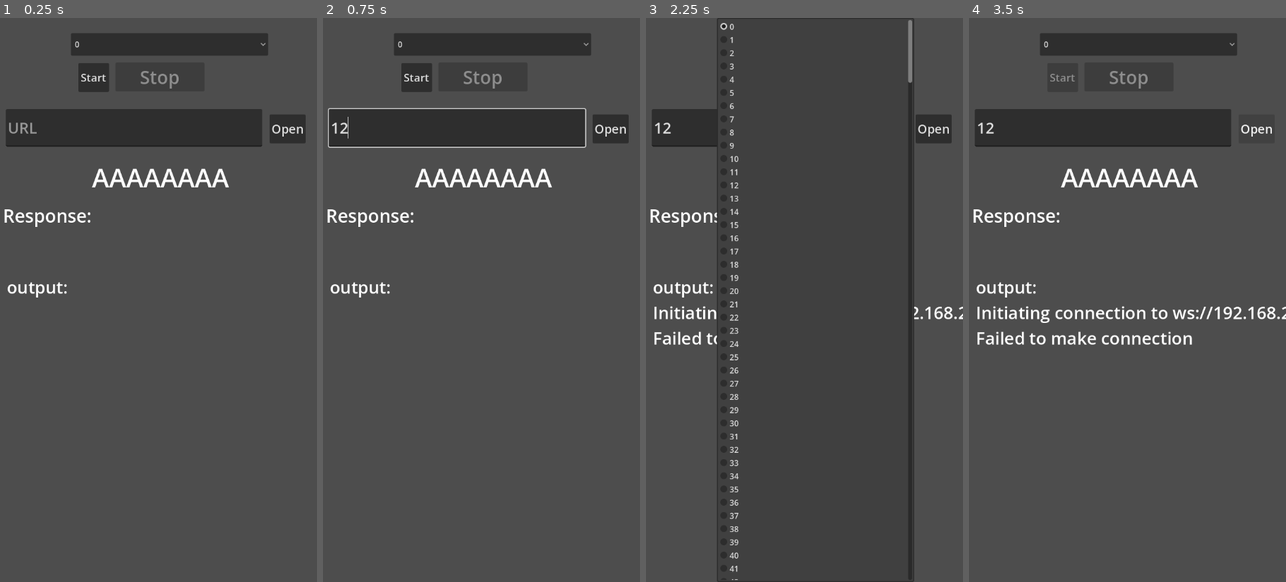
Above: before the commit, frames 1-4 (left to right).
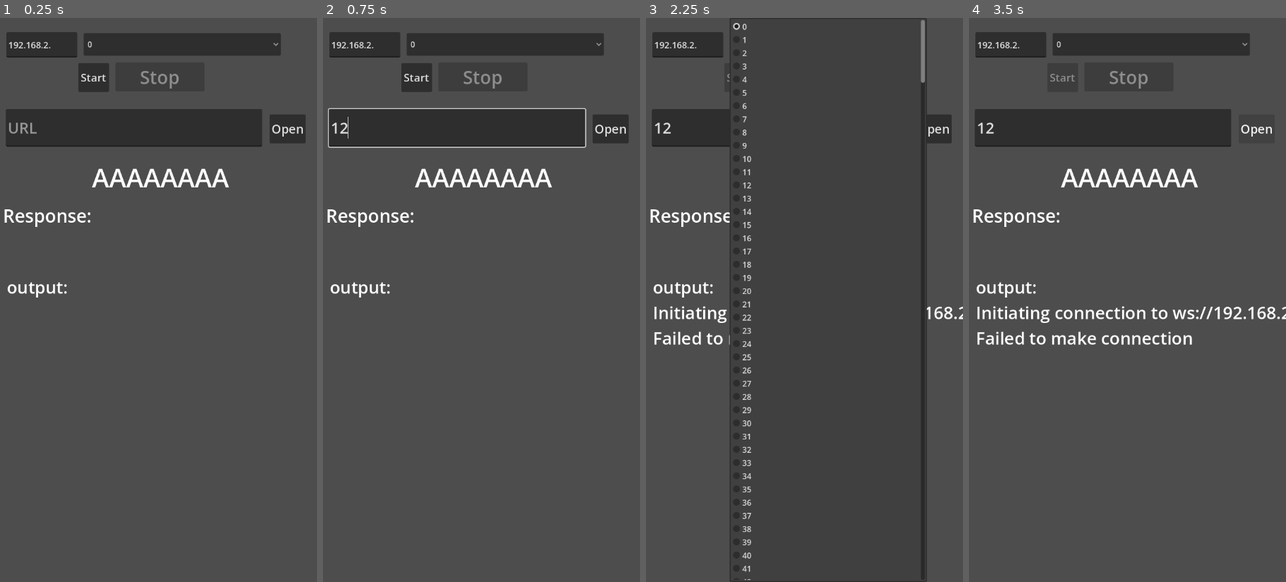
Above: after the commit, the same moments.

Repository: TechHog8984/netmouse-client
Game: Godot game, scene res://node_2d.tscn
Two runs of this game, one before a commit and one after it. Both use one fixed random seed, a clock stepped at 60 frames per second and the inputs below.
Inputs (mouse positions are in pixels of both pictures, inside the frame that each line leads up to):
- Up to frame 1 (0.25 s): no input
- Up to frame 2 (0.75 s): click (456, 125) at 0.52 s; type "12" at 0.6 s
- Up to frame 3 (2.25 s): click "Start" at 1.25 s; click "0" at 2 s
- Up to frame 4 (3.5 s): click "Open" at 2.75 s

The runs differ from the first frame. In frame 1, 1.1% of the frame differs, in the area x 2-89%, y 2-8%; in frame 2, 1.1%; in frame 3, 5.2%, in the area x 2-89%, y 0-100%; in frame 4, 1.1%.

Commit message:
add IP prefix textbox

Diff:
--- a/node_2d.gd
+++ b/node_2d.gd
@@ -32,7 +32,7 @@
 
 func _on_ip_select(num):
     stop()
-    websocket_url = "ws://192.168.2.%d:22322" % num
+    websocket_url = "ws://" + $IPPrefixEdit.text + "%d:22322" % num
     start()
 
 func _on_open_url_button():
--- a/node_2d.tscn
+++ b/node_2d.tscn
@@ -15,10 +15,19 @@
 [node name="Node2D" type="Node2D" unique_id=1996822036]
 script = ExtResource("1_0e48y")
 
+[node name="IPPrefixEdit" type="LineEdit" parent="." unique_id=138969399]
+offset_left = 13.0
+offset_top = 29.0
+offset_right = 158.0
+offset_bottom = 81.0
+theme_override_font_sizes/font_size = 18
+text = "192.168.2."
+placeholder_text = "IP Prefix"
+
 [node name="IpDropdown" type="OptionButton" parent="." unique_id=713664410]
-offset_left = 145.0
+offset_left = 171.0
 offset_top = 31.0
-offset_right = 548.0
+offset_right = 574.0
 offset_bottom = 77.0
 script = ExtResource("2_0e48y")
 
